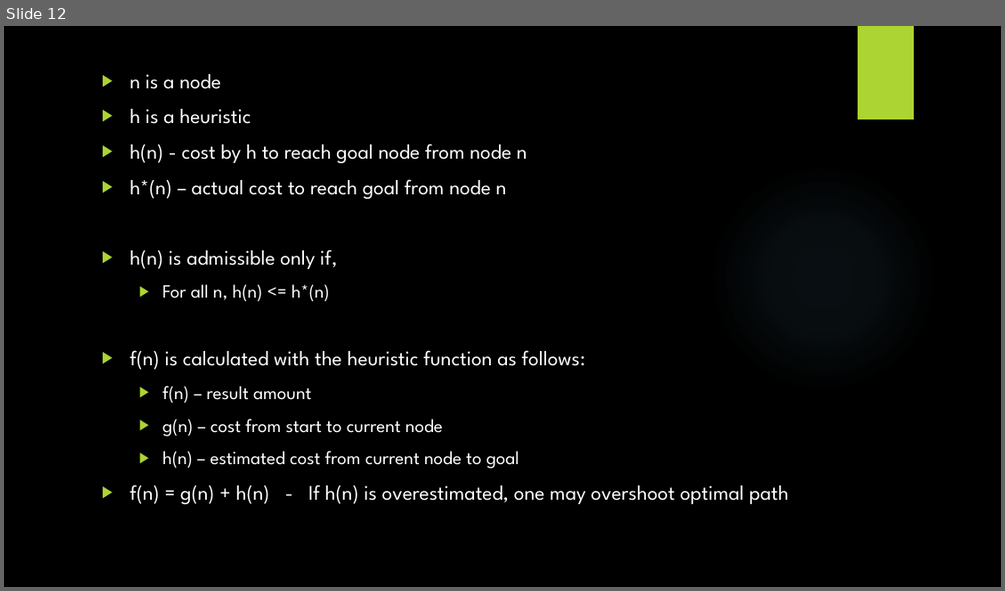
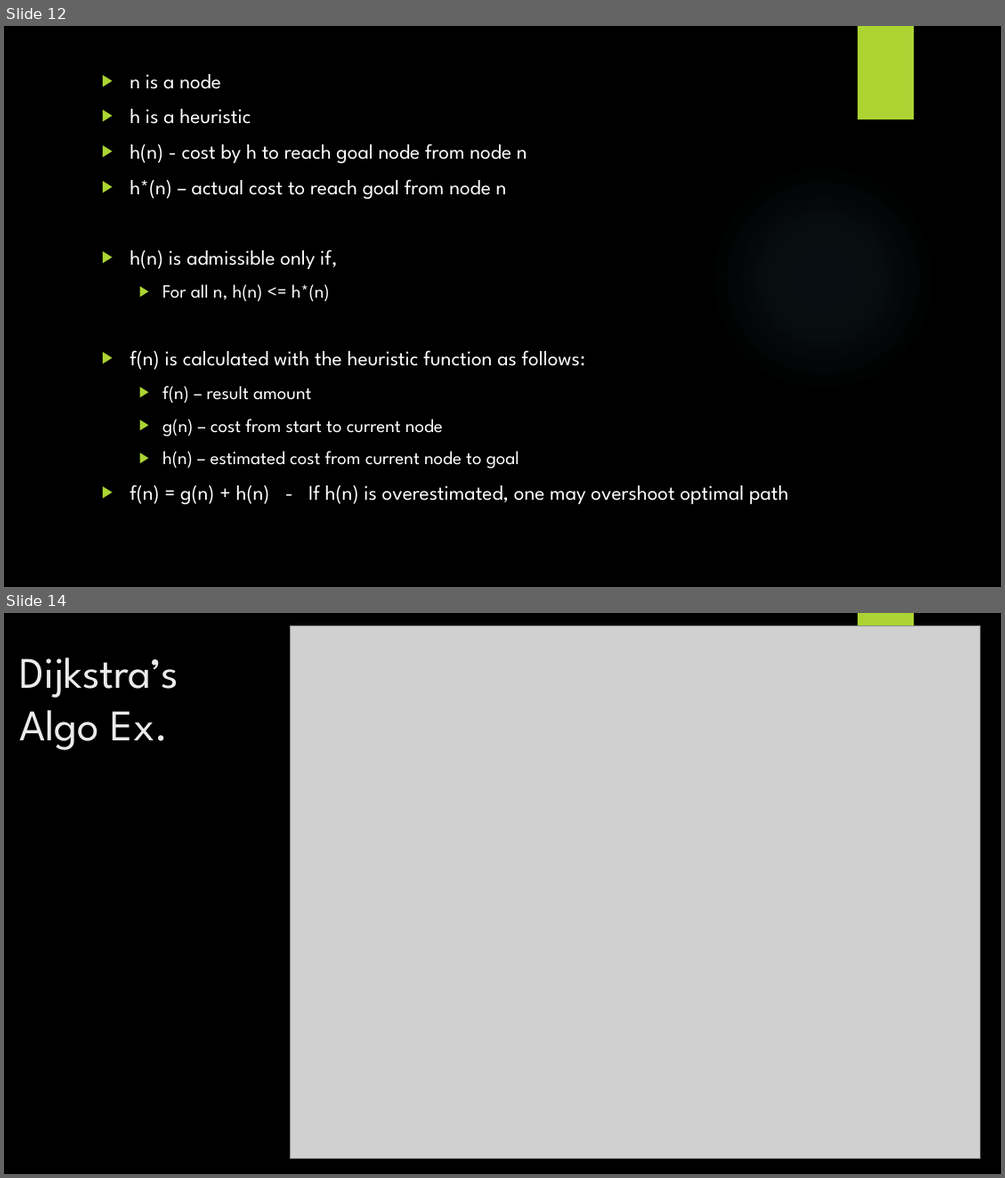
Before and after one commit to StevenPG/GraphTheoryProject2016, a slide deck: Documents/GraphTheoryPresentation.pptx. Shown one above the other, each under a label of ours: slide 12 before the commit, slides 12 and 14 after it; the slides between them are not shown. The pictures are 1005x591 and 1005x1178 pixels, drawn with LibreOffice and Linux fonts; fonts in the diff are those of the drawing; grey boxes stand for pictures; background and template pictures are left out. Boxes give left, top, right and bottom in pixels: in the first picture for what was removed or moved away, otherwise in the second. Text is boxed around its words. In the diff, an @@ line names an element or a change of style, - is before the commit and + after.

```diff
--- a/Documents/GraphTheoryPresentation.pptx
+++ b/Documents/GraphTheoryPresentation.pptx
@@ slide 14 added at bbox=[4, 613, 1001, 1174], background picture (left out); not listed: 1 template element that a slide beside it also shows @@
@@ picture added at bbox=[291, 625, 979, 1159] @@
@@ title added at bbox=[19, 657, 178, 750], 42 pt, text #EBEBEB @@
+Dijkstra’s
+Algo Ex.
```
Also in this commit, not shown: 2 slides changed, 6 other slides added, 4 slides removed.
